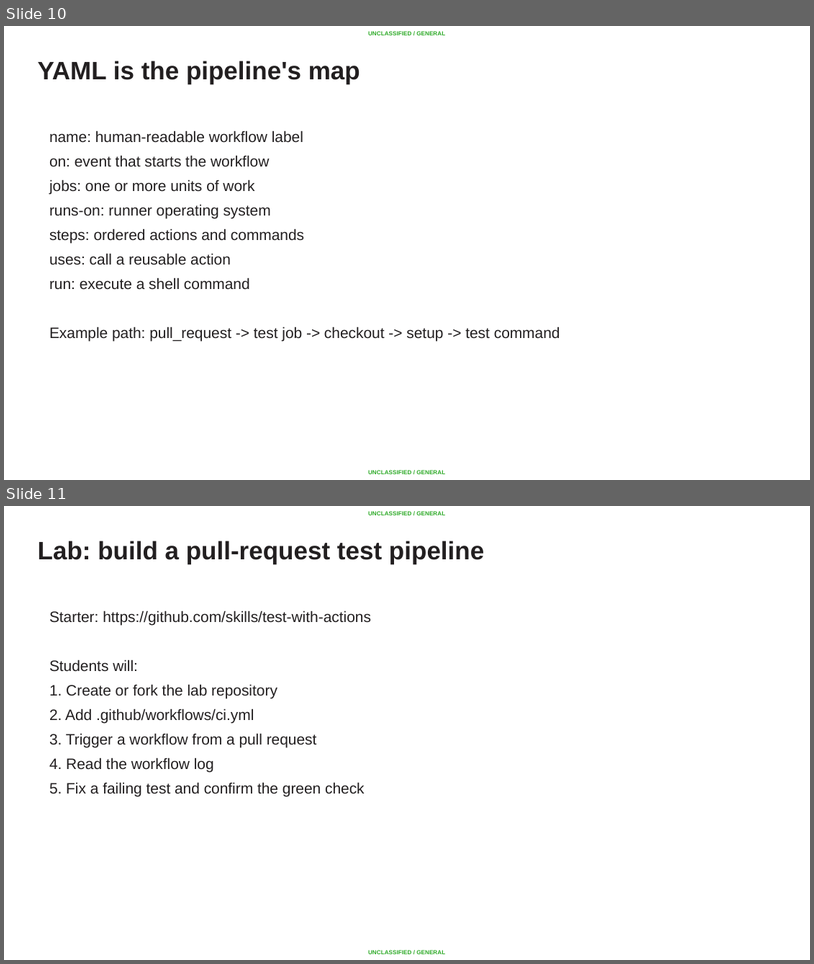
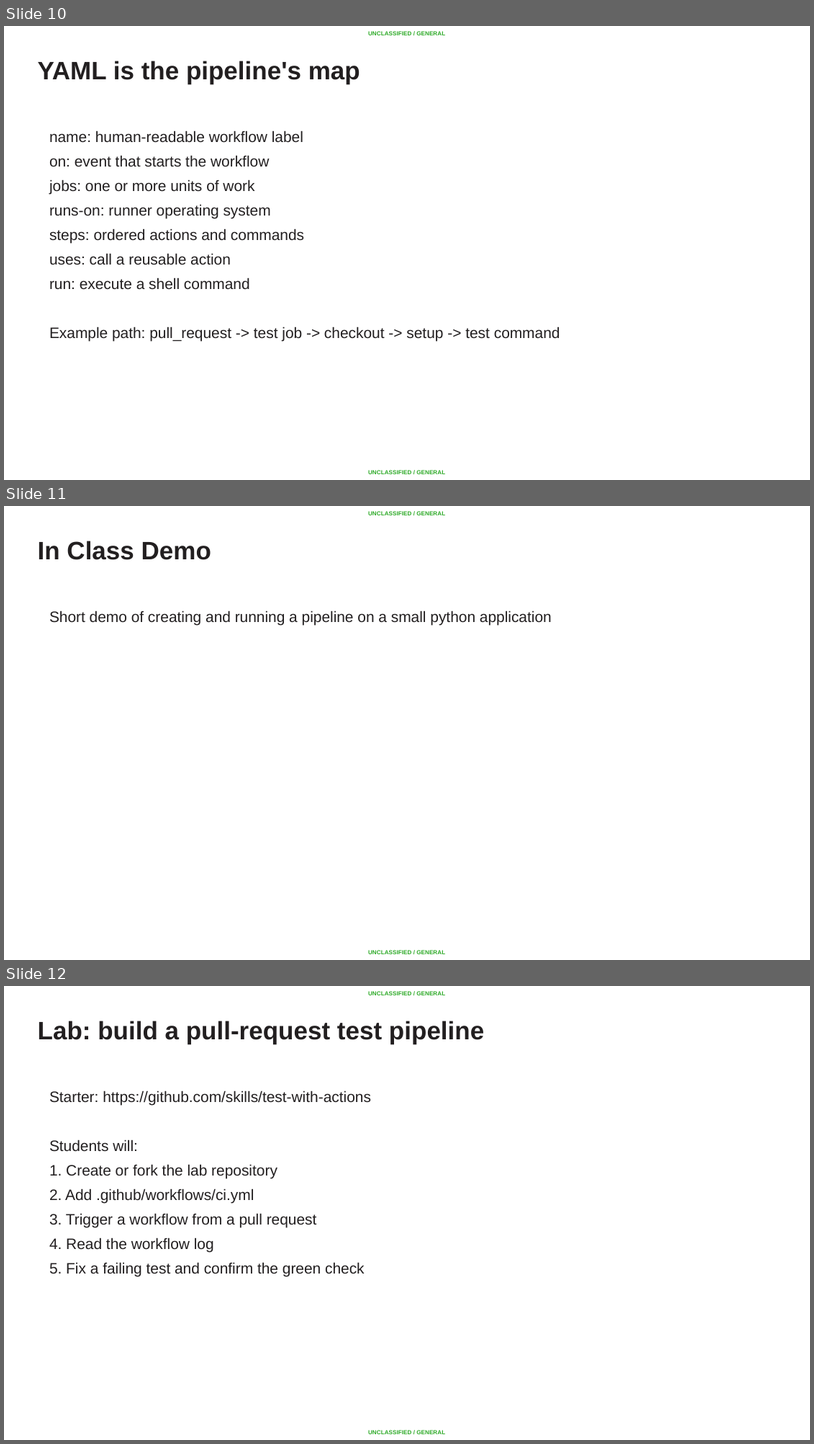
Before and after one commit to AC-Fab/summer-course, a slide deck: DevOps/Lesson 04-05 - CICD and Terraform/CI-CD-Terraform-back-to-back-class.pptx. Shown one above the other, each under a label of ours: slides 10 and 11 before the commit, slides 10, 11 and 12 after it. The pictures are 814x964 and 814x1444 pixels, drawn with LibreOffice and Linux fonts; fonts in the diff are those of the drawing; background and template pictures are left out. Boxes give left, top, right and bottom in pixels: in the first picture for what was removed or moved away, otherwise in the second. Text is boxed around its words. In the diff, an @@ line names an element or a change of style, - is before the commit and + after.

```diff
--- a/DevOps/Lesson 04-05 - CICD and Terraform/CI-CD-Terraform-back-to-back-class.pptx
+++ b/DevOps/Lesson 04-05 - CICD and Terraform/CI-CD-Terraform-back-to-back-class.pptx
@@ slide 11 added at (4, 506, 810, 960), background #FFFFFF; not listed: 2 template elements that a slide beside it also shows @@
@@ title added at (38, 541, 211, 560), 22.5 pt, text #221F20, bold @@
+In Class Demo
@@ text added at (49, 610, 552, 625), 13.5 pt, text #221F20 @@
+Short demo of creating and running a pipeline on a small python application
@@ what was slide 11 is now slide 12 @@
```
Also in this commit, not shown: 9 other files.
